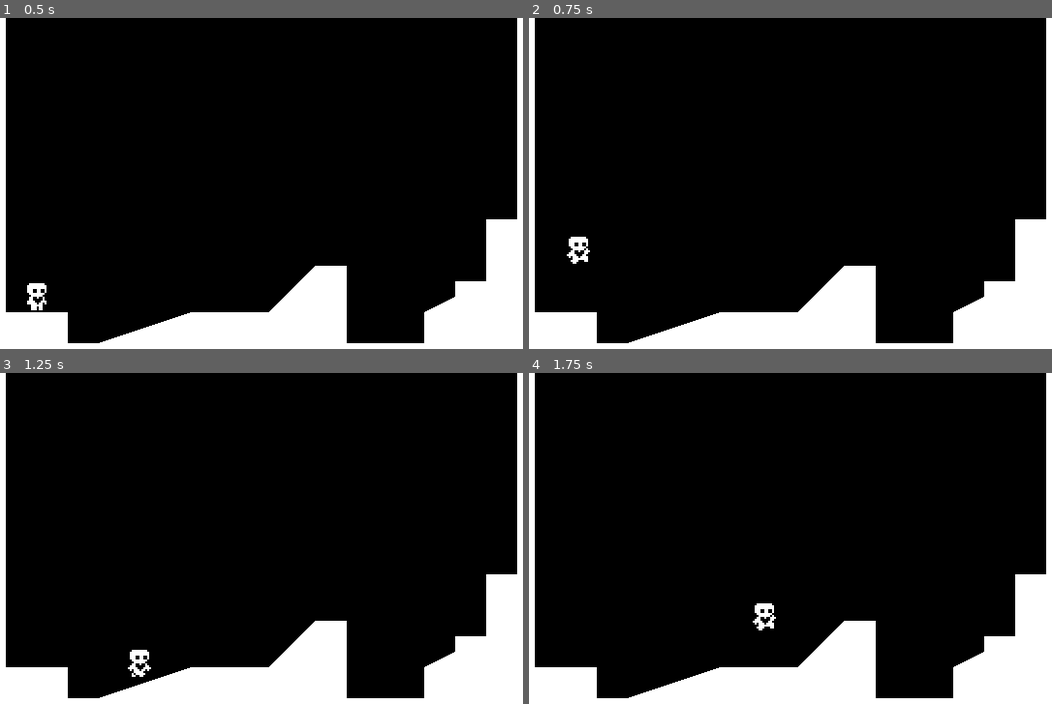
Above: before the commit, frames 1-4 (two rows, left to right).
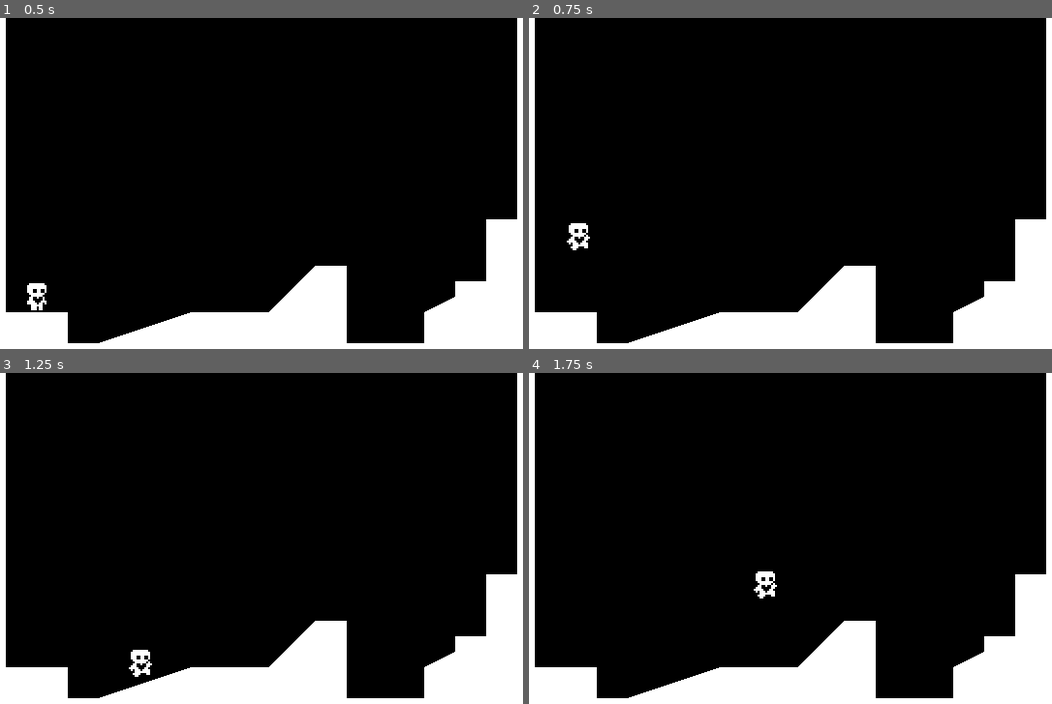
Above: after the commit, the same moments.

Repository: Superachi/Heart-Platformer
Game: Godot game, scene res://scenes/world/world.tscn
The game is run twice, just before and just after one commit, with the same random seed, the same clock (stepped at 60 frames per second) and the same inputs.
Inputs:
- Up to frame 1 (0.5 s): no input
- Up to frame 2 (0.75 s): tap Enter (ui_accept) at 0.5, 0.6 s; hold Right (ui_right) from 0.53 s (still down)
- Up to frame 3 (1.25 s): keep holding Right (ui_right); tap Enter (ui_accept) at 0.77, 1.07 s
- Up to frame 4 (1.75 s): keep holding Right (ui_right); tap Enter (ui_accept) at 1.35, 1.52 s

Frame 1 is identical in both runs. In frame 2, 0.3% of the frame differs, in the area x 7-12%, y 61-75%; in frame 3, less than 0.1%; in frame 4, 0.4%, in the area x 42-48%, y 59-78%.

Commit message:
Add wall jump mechanic

Diff:
--- a/scenes/player/Player.gd
+++ b/scenes/player/Player.gd
@@ -4,12 +4,13 @@
 @onready var coyote_jump_timer = $CoyoteJumpTimer
 
 @export var movement_data : PlayerMovementData
+var air_jump = false
 
 func _physics_process(delta):
 	var input_axis = Input.get_axis("ui_left", "ui_right")
 	set_horizontal_speed(input_axis, delta)
 	apply_gravity(delta)
-	allow_jumping()
+	allow_jumping(input_axis)
 	update_animations(input_axis)
 
 	var was_on_floor = is_on_floor()
@@ -25,13 +26,38 @@
 	if !is_on_floor():
 		velocity.y += movement_data.gravity * movement_data.gravity_scale * delta
 
-func allow_jumping():
+func allow_jumping(input_axis):
+	allow_wall_jumping(input_axis)
+	if is_on_floor():
+		air_jump = true
+
+	# Normal jump
 	if is_on_floor() || !coyote_jump_timer.is_stopped():
 		if Input.is_action_just_pressed("ui_accept"):
 			velocity.y = movement_data.jump_velocity
+
+	# Double jump (only activates after coyote time has stopped)
+	if !is_on_floor() && coyote_jump_timer.is_stopped():
+		if Input.is_action_just_pressed("ui_accept") and air_jump:
+				velocity.y = movement_data.jump_velocity * 0.8
+				air_jump = false
+
+	# Decrease jump height on key release
 	if !is_on_floor():
 		if Input.is_action_just_released("ui_accept") && velocity.y < movement_data.jump_velocity * movement_data.jump_release_modifier:
 			velocity.y *= movement_data.jump_release_modifier
+
+func allow_wall_jumping(input_axis):
+	if !is_on_wall() || is_on_floor(): return
+	var wall_normal = get_wall_normal()
+
+	if Input.is_action_just_pressed("ui_accept"):
+		if wall_normal == Vector2.LEFT:
+			velocity.x = wall_normal.x * movement_data.speed
+			velocity.y = movement_data.jump_velocity
+		if wall_normal == Vector2.RIGHT:
+			velocity.x = wall_normal.x * movement_data.speed
+			velocity.y = movement_data.jump_velocity
 
 #region Horizontal movement
 func set_horizontal_speed(input_axis, delta):
--- a/scenes/world/world.tscn
+++ b/scenes/world/world.tscn
@@ -2,10 +2,18 @@
 
 [ext_resource type="Script" path="res://scenes/world/world.gd" id="1_q5o4c"]
 [ext_resource type="PackedScene" uid="uid://da1eh54dyt85x" path="res://scenes/player/Player.tscn" id="2_3tnpb"]
-[ext_resource type="Resource" uid="uid://b8yj0q728pq47" path="res://custom_resources/player_movement_data/DefaultMovementData.tres" id="3_bh67e"]
+
+[sub_resource type="RectangleShape2D" id="RectangleShape2D_aho05"]
+size = Vector2(16, 96)
 
 [node name="World" type="Node2D"]
 script = ExtResource("1_q5o4c")
+
+[node name="StaticBody2D2" type="StaticBody2D" parent="."]
+
+[node name="CollisionShape2D" type="CollisionShape2D" parent="StaticBody2D2"]
+position = Vector2(72, 48)
+shape = SubResource("RectangleShape2D_aho05")
 
 [node name="StaticBody2D" type="StaticBody2D" parent="."]
 
@@ -16,4 +24,3 @@
 
 [node name="Player" parent="." instance=ExtResource("2_3tnpb")]
 position = Vector2(48, 120)
-movement_data = ExtResource("3_bh67e")
